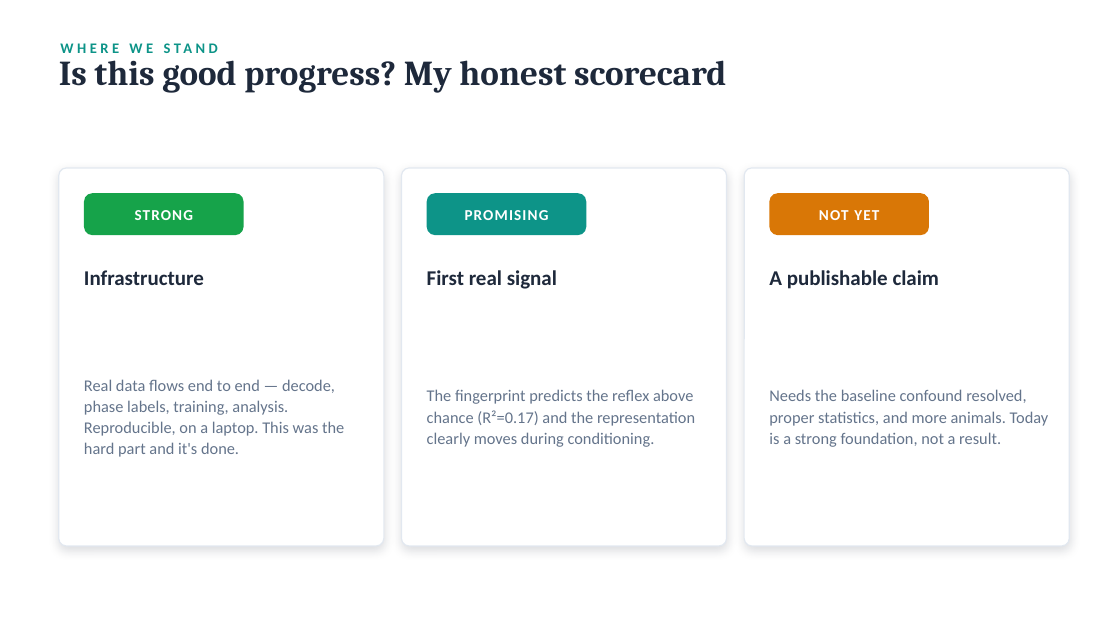
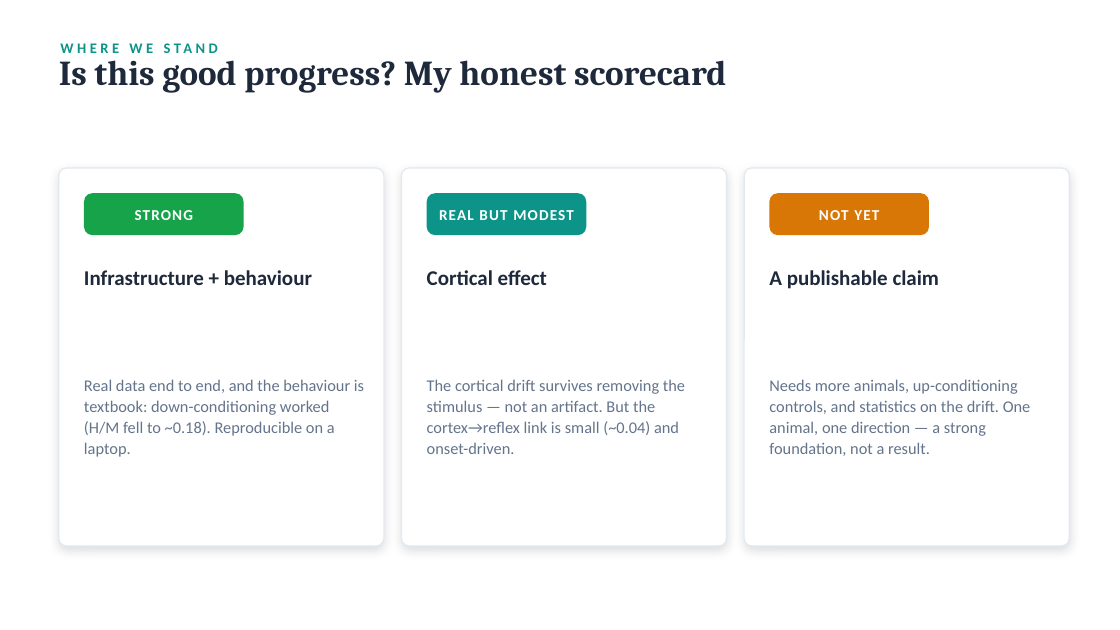
Before and after one commit to switchrao777/hroc-ncan, a slide deck: slide 13 of slides/HROC_Carp_Update_Animal9.pptx. Drawn at 1120x630 pixels with LibreOffice and Linux fonts; fonts in the diff are those of the drawing. Boxes give left, top, right and bottom in pixels: in the first picture for what was removed or moved away, otherwise in the second. Text is boxed around its words. In the diff, an @@ line names an element or a change of style, - is before the commit and + after.

```diff
--- a/slides/HROC_Carp_Update_Animal9.pptx
+++ b/slides/HROC_Carp_Update_Animal9.pptx
@@ text at bbox=[439, 210, 573, 220]: text changed @@
-PROMISING
+REAL BUT MODEST
@@ text at bbox=[84, 270, 312, 285]: text changed @@
-Infrastructure
+Infrastructure + behaviour
@@ text at bbox=[427, 270, 547, 285]: text changed @@
-First real signal
+Cortical effect
@@ text at bbox=[84, 379, 364, 457]: text changed @@
-Real data flows end to end — decode, phase labels, training, analysis. Reproducible, on a laptop. This was the hard part and it's done.
+Real data end to end, and the behaviour is textbook: down-conditioning worked (H/M fell to ~0.18). Reproducible on a laptop.
@@ text at bbox=[427, 379, 685, 454]: text changed @@
-The fingerprint predicts the reflex above chance (R²=0.17) and the representation clearly moves during conditioning.
+The cortical drift survives removing the stimulus — not an artifact. But the cortex→reflex link is small (~0.04) and onset-driven.
@@ text at bbox=[769, 379, 1031, 456]: text changed @@
-Needs the baseline confound resolved, proper statistics, and more animals. Today is a strong foundation, not a result.
+Needs more animals, up-conditioning controls, and statistics on the drift. One animal, one direction — a strong foundation, not a result.
```
Also in this commit, not shown: 2 other slides changed, 3 slides added, 3 slides removed, 3 other files.
